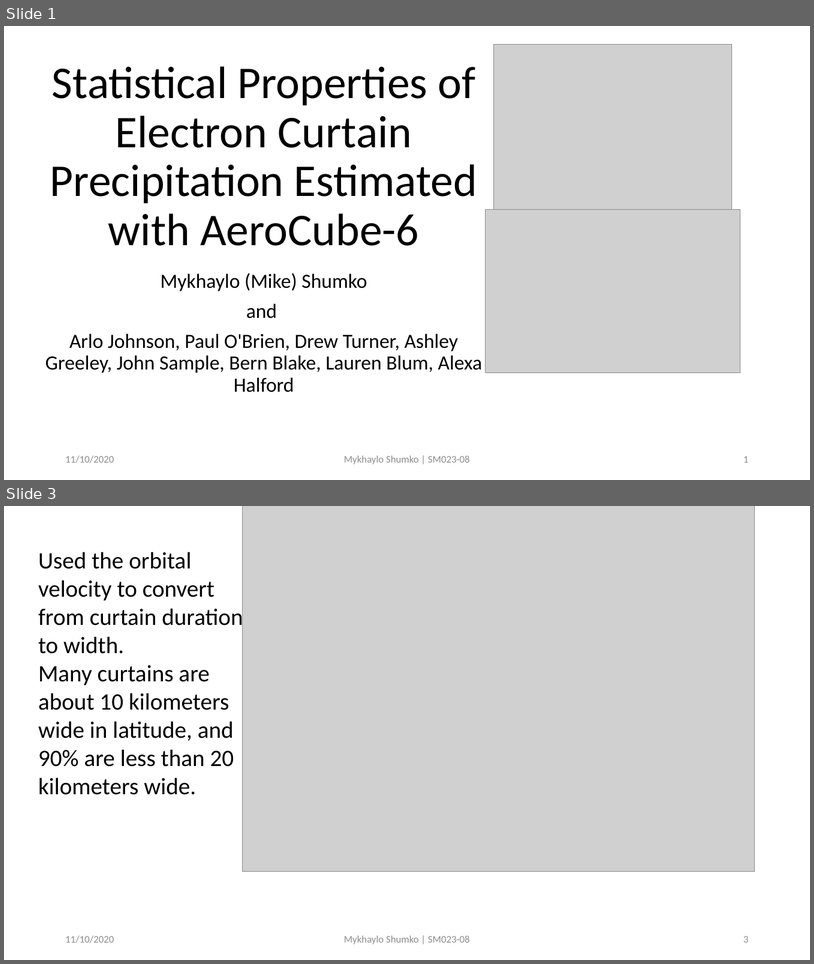
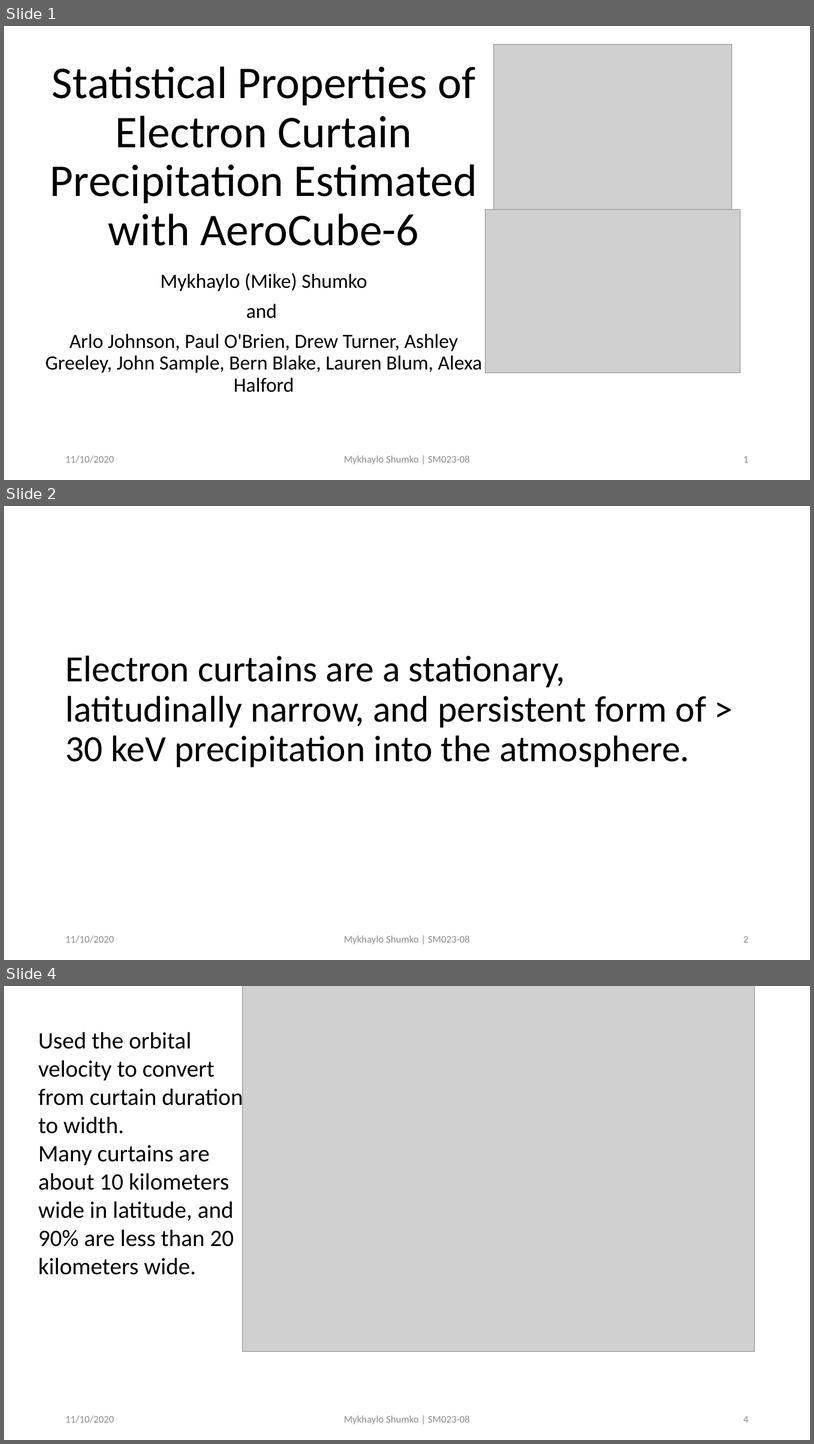
Before and after one commit to mshumko/ac6_curtains, a slide deck: reports/2020_shumko_agu_slides.pptx. Shown one above the other, each under a label of ours: slides 1 and 3 before the commit, slides 1, 2 and 4 after it; the slides between them are not shown. The pictures are 814x964 and 814x1444 pixels, drawn with LibreOffice and Linux fonts; fonts in the diff are those of the drawing; grey boxes stand for pictures. Boxes give left, top, right and bottom in pixels: in the first picture for what was removed or moved away, otherwise in the second. Text is boxed around its words. In the diff, an @@ line names an element or a change of style, - is before the commit and + after.

```diff
--- a/reports/2020_shumko_agu_slides.pptx
+++ b/reports/2020_shumko_agu_slides.pptx
@@ slide 2 added at <box>4,506,810,960</box>, background #FFFFFF @@
@@ title added at <box>65,655,707,767</box>, 44 pt, text #000000 @@
+Electron curtains are a stationary, latitudinally narrow, and persistent form of > 30 keV precipitation into the atmosphere.
@@ text added at <box>65,935,114,943</box>, 12 pt, text #8C8C8C @@
+11/10/2020
@@ text added at <box>344,935,470,944</box>, 12 pt, text #8C8C8C @@
+Mykhaylo Shumko | SM023-08
@@ page number added at <box>744,936,749,942</box>, 12 pt, text #8C8C8C @@
+2
@@ what was slide 3 is now slide 4 @@
@@ page number at <box>744,1416,749,1422</box>: text changed @@
-3
+4
```
Also in this commit, not shown: 1 slide changed, 2 other slides added.
